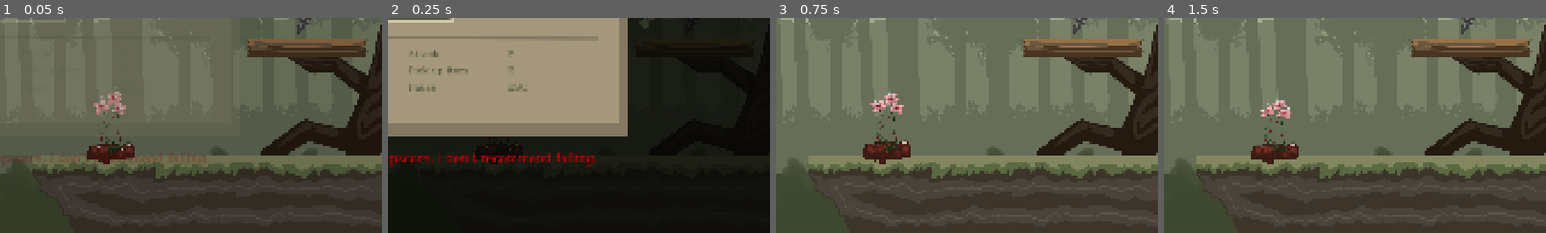
Above: before the commit, frames 1-4 (left to right).
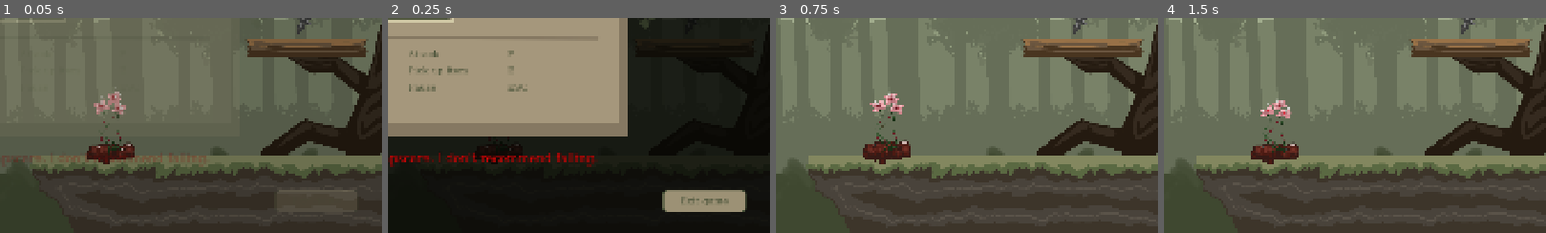
Above: after the commit, the same moments.

Repository: aadauosukainen/eclipse
Game: Godot game, scene res://main.tscn
Same seed, same stepped clock (60 frames per second), same inputs: the game is played once before the commit and once after it. Sound files missing from this copy of the repository are replaced by a short silence.
Inputs:
- Up to frame 1 (0.05 s): no input
- Up to frame 2 (0.25 s): no input
- Up to frame 3 (0.75 s): click "Start" at 0.5 s
- Up to frame 4 (1.5 s): tap Enter (ui_accept) at 1.25 s; hold D from 1.28 s (still down); tap F at 1.35 s
The pictures show only the part of the screen within x 50-100%, y 50-100%; the shares and areas given below are measured in that part.

The runs differ from the first frame. In frame 1, 0.2% of the frame differs, in the area x 73-93%, y 80-81%; in frame 2, 2.2%, in the area x 71-94%, y 80-91%; in frame 3, nothing differs; in frame 4, nothing differs.

Commit message:
Add menu exit buttons and persistent death environment colors

Diff:
--- /dev/null
+++ b/environment_greyscale.gdshader
@@ -0,0 +1,6 @@
+shader_type canvas_item;
+
+void fragment() {
+	float grey = dot(COLOR.rgb, vec3(0.299, 0.587, 0.114));
+	COLOR = vec4(vec3(grey), COLOR.a);
+}
--- a/game_screens.gd
+++ b/game_screens.gd
@@ -92,6 +92,9 @@
 func _next_level() -> void:
 	pass
 
+func _exit_game() -> void:
+	get_tree().quit()
+
 func _on_music_volume_changed(value: float) -> void:
 	music_volume = value
 	music_value.text = "%d%%" % int(value)
--- a/game_screens.tscn
+++ b/game_screens.tscn
@@ -199,6 +199,28 @@
 vertical_alignment = 1
 mouse_filter = 2
 
+[node name="ExitButton" type="Button" parent="Overlay/Artwork/StartScreen"]
+offset_left = 1650.0
+offset_top = 970.0
+offset_right = 1860.0
+offset_bottom = 1030.0
+theme_override_font_sizes/font_size = 24
+text = "Exit game"
+[node name="ExitButton" type="Button" parent="Overlay/Artwork/PauseScreen"]
+offset_left = 1650.0
+offset_top = 970.0
+offset_right = 1860.0
+offset_bottom = 1030.0
+theme_override_font_sizes/font_size = 24
+text = "Exit game"
+[node name="ExitButton" type="Button" parent="Overlay/Artwork/EndScreen"]
+offset_left = 1650.0
+offset_top = 970.0
+offset_right = 1860.0
+offset_bottom = 1030.0
+theme_override_font_sizes/font_size = 24
+text = "Exit game"
+
 [connection signal="pressed" from="Overlay/Artwork/StartScreen/StartButton" to="." method="_resume"]
 
 [connection signal="pressed" from="Overlay/Artwork/PauseScreen/ResumeButton" to="." method="_resume"]
@@ -210,3 +232,9 @@
 [connection signal="pressed" from="Overlay/Artwork/EndScreen/NextLevelButton" to="." method="_next_level"]
 
 [connection signal="value_changed" from="Overlay/Artwork/PauseScreen/MusicVolume/Slider" to="." method="_on_music_volume_changed"]
+
+[connection signal="pressed" from="Overlay/Artwork/StartScreen/ExitButton" to="." method="_exit_game"]
+
+[connection signal="pressed" from="Overlay/Artwork/PauseScreen/ExitButton" to="." method="_exit_game"]
+
+[connection signal="pressed" from="Overlay/Artwork/EndScreen/ExitButton" to="." method="_exit_game"]
--- a/main.tscn
+++ b/main.tscn
@@ -371,3 +371,5 @@
 autoplay = true
 
 [editable path="LevelGeometry/FirstPlatformMessage"]
+
+[connection signal="died" from="Actors/Player" to="Background" method="_on_player_died"]
--- a/parallax_background.gd
+++ b/parallax_background.gd
@@ -1,5 +1,30 @@
 extends ParallaxBackground
 ## Fits the editor-authored layers to the visible area without distorting them.
+
+@export var death_tint := Color(0.55, 0.20, 0.20, 1.0)
+
+var greyscale_material: ShaderMaterial
+
+
+func _on_player_died() -> void:
+	$BG1_Far/Sprite2D.modulate = death_tint
+	$BG2_Mid/Sprite2D.modulate = death_tint
+	if greyscale_material == null:
+		greyscale_material = ShaderMaterial.new()
+		greyscale_material.shader = preload("res://environment_greyscale.gdshader")
+	_greyscale_environment(get_tree().current_scene)
+
+
+func _greyscale_environment(node: Node) -> void:
+	# Preserve the player, menu/death overlays, and the two red background layers.
+	if node.is_in_group("player") or (node is CanvasLayer and node != self):
+		return
+	if node == $BG1_Far or node == $BG2_Mid:
+		return
+	if node is Sprite2D or node is AnimatedSprite2D or node is Polygon2D:
+		node.material = greyscale_material
+	for child in node.get_children():
+		_greyscale_environment(child)
 
 
 func _ready() -> void:
--- a/player.gd
+++ b/player.gd
@@ -1,4 +1,6 @@
 extends CharacterBody2D
+
+signal died
 
 const ATTACK_RANGE: float = 180.0
 const ATTACK_LAST_FRAME: int = 10
@@ -199,6 +201,7 @@
 		return
 
 	is_respawning = true
+	died.emit()
 	is_jumping = false
 	is_attacking = false
 	velocity = Vector2.ZERO
Not shown, added: environment_greyscale.gdshader.uid
